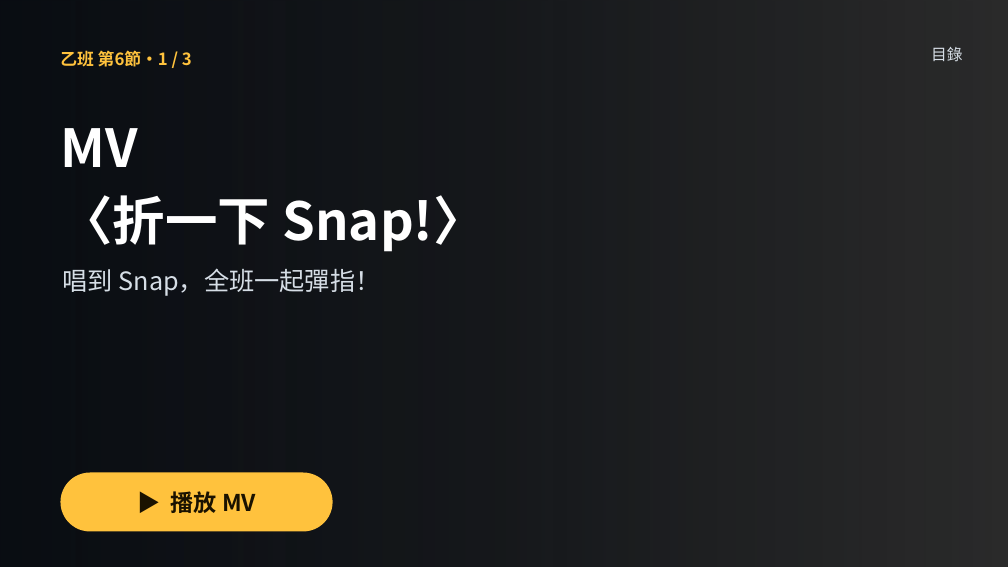
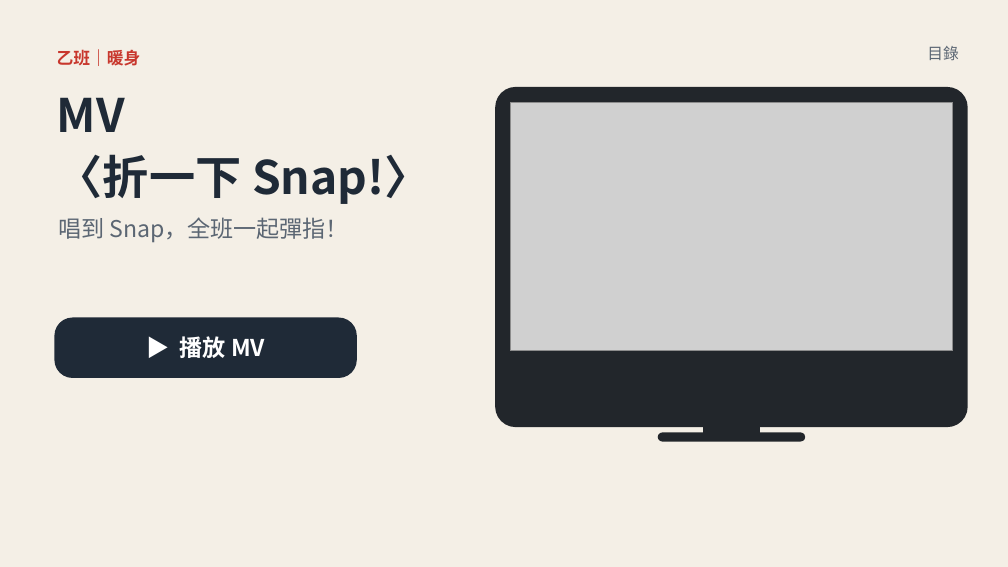
Before and after one commit to classtools1020/sports-results, a slide deck: slide 10 of f8f9fc3bd1/slides.pptx (slide 8 before the commit). Drawn at 1008x567 pixels with LibreOffice and Linux fonts; fonts in the diff are those of the drawing; grey boxes stand for pictures; background and template pictures are left out; a plain dark background stands for a picture behind light text. Boxes give left, top, right and bottom in pixels: in the first picture for what was removed or moved away, otherwise in the second. Text is boxed around its words. In the diff, an @@ line names an element or a change of style, - is before the commit and + after.

```diff
--- a/f8f9fc3bd1/slides.pptx
+++ b/f8f9fc3bd1/slides.pptx
@@ background picture (left out) to #FFFFFF @@
@@ rectangle at (x1=0, y1=0, x2=1008, y2=567): fill gradient #05090F to #F4EFE6 @@
@@ text at (x1=57, y1=49, x2=141, y2=66): text changed; text colour #FFC23D to #C8372D @@
-乙班 第6節・1 / 3
+乙班｜暖身
@@ text "目錄" at (x1=927, y1=46, x2=958, y2=60): text colour #D6DEE6 to #5B6673; line spacing 1.15 to 1.12 @@
@@ text "MV" moved from (x1=60, y1=128, x2=486, y2=252) to (x1=57, y1=97, x2=431, y2=204) @@
@@ text "MV" at (x1=57, y1=97, x2=431, y2=204): size 50 to 44 pt, text colour #FFFFFF to #1F2A37; line spacing 1.15 to 1.12 @@
@@ rounded rectangle added at (x1=495, y1=87, x2=968, y2=427), fill #22262B @@
@@ picture added at (x1=510, y1=102, x2=953, y2=351) @@
@@ text "唱到 Snap，全班一起彈指！" moved from (x1=63, y1=268, x2=381, y2=296) to (x1=58, y1=217, x2=349, y2=243) @@
@@ text "唱到 Snap，全班一起彈指！" at (x1=58, y1=217, x2=349, y2=243): size 24 to 22 pt, text colour #D6DEE6 to #5B6673; line spacing 1.15 to 1.12 @@
@@ rounded rectangle "▶ 播放 MV" resized from (x1=60, y1=473, x2=333, y2=532) to (x1=54, y1=318, x2=357, y2=378) @@
@@ rounded rectangle "▶ 播放 MV" at (x1=54, y1=318, x2=357, y2=378): text colour #1A1200 to #FFFFFF; fill #FFC23D to #1F2A37; proportions changed @@
@@ rounded rectangle added at (x1=658, y1=433, x2=805, y2=442), fill #22262B @@
@@ rectangle added at (x1=703, y1=427, x2=760, y2=435), fill #22262B @@
```
Also in this commit, not shown: 11 other slides changed, 16 slides added, 6 slides removed, 3 other files.
